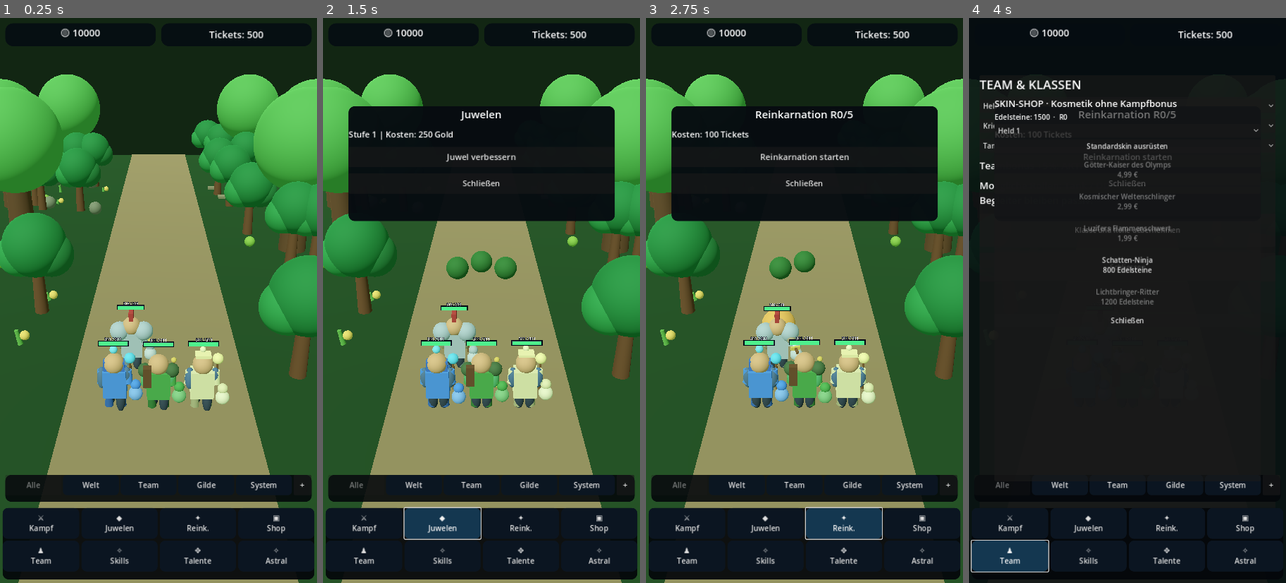
Above: before the commit, frames 1-4 (left to right).
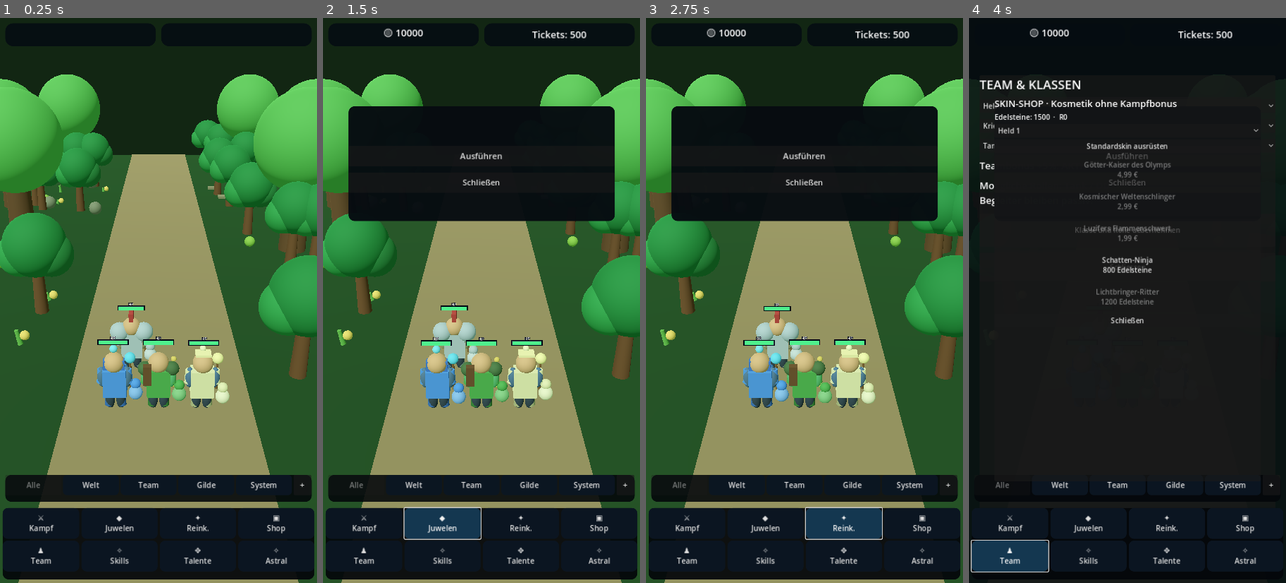
Above: after the commit, the same moments.

Repository: xynewageyx/TitanLegend
Game: Godot game, scene res://scenes/main.tscn
Two runs of this game, one before a commit and one after it. Both use one fixed random seed, a clock stepped at 60 frames per second and the inputs below.
Inputs:
- Up to frame 1 (0.25 s): no input
- Up to frame 2 (1.5 s): click "⚔ Kampf" at 0.5 s; click "◆ Juwelen" at 1.25 s
- Up to frame 3 (2.75 s): click "✦ Reink." at 2 s
- Up to frame 4 (4 s): click "▣ Shop" at 2.75 s; click "♟ Team" at 3.5 s

The runs differ from the first frame. In frame 1, 1.3% of the frame differs, in the area x 19-84%, y 1-70%; in frame 2, 1.3%; in frame 3, 1.4%, in the area x 8-67%, y 16-60%; in frame 4, 0.4%.
Error after the commit: Parse Error: Static function "boss_resistance()" not found in base "TitanCombatBalance". (res://scripts/battle_manager.gd:668)

Commit message:
Vary boss resistance by archetype and guard combat after wave completion

Diff:
--- a/scripts/battle_manager.gd
+++ b/scripts/battle_manager.gd
@@ -376,6 +376,8 @@
    _damage_heroes(damage, [target])
  else:
   _damage_heroes(damage, [target])
+ if not battle_active:
+  return
  _boss_minions_attack()
  _boss_phase_two_tick()
  _refresh_tank_defense_visuals()
@@ -562,6 +564,8 @@
  var critical: bool = randf() < minf(0.30, 0.10 + float(_pet_stats(slot).get("crit", 0.0)))
  var actual_damage: int = maxi(1, roundi(float(normal_damage) * multiplier * (1.6 if critical else 1.0)))
  _deal_damage_to_enemy(slot, actual_damage)
+ if not battle_active:
+  return
  last_ability = "Kritischer Treffer" if critical else "Standardangriff"
  skill_hit_charge[slot] = mini(MAX_SKILL_HITS, skill_hit_charge[slot] + 1)
  if battle_active and enemy_hp > 0:
@@ -660,6 +664,8 @@
  is_fusion_boss = is_boss and current_level % 10 == 0
  boss_variant_id = TitanCombatBalance.boss_variant(current_level)
  boss_title = TitanCombatBalance.BOSS_TITLES[boss_variant_id]
+ # Four archetypes share their zone element but have distinct resistances.
+ boss_resistance = TitanCombatBalance.boss_resistance(boss_variant_id)
  boss_buff_active = false
  boss_buff_kind = TitanCombatBalance.boss_gain_type(boss_variant_id)
  boss_minion_hp = [0, 0]
